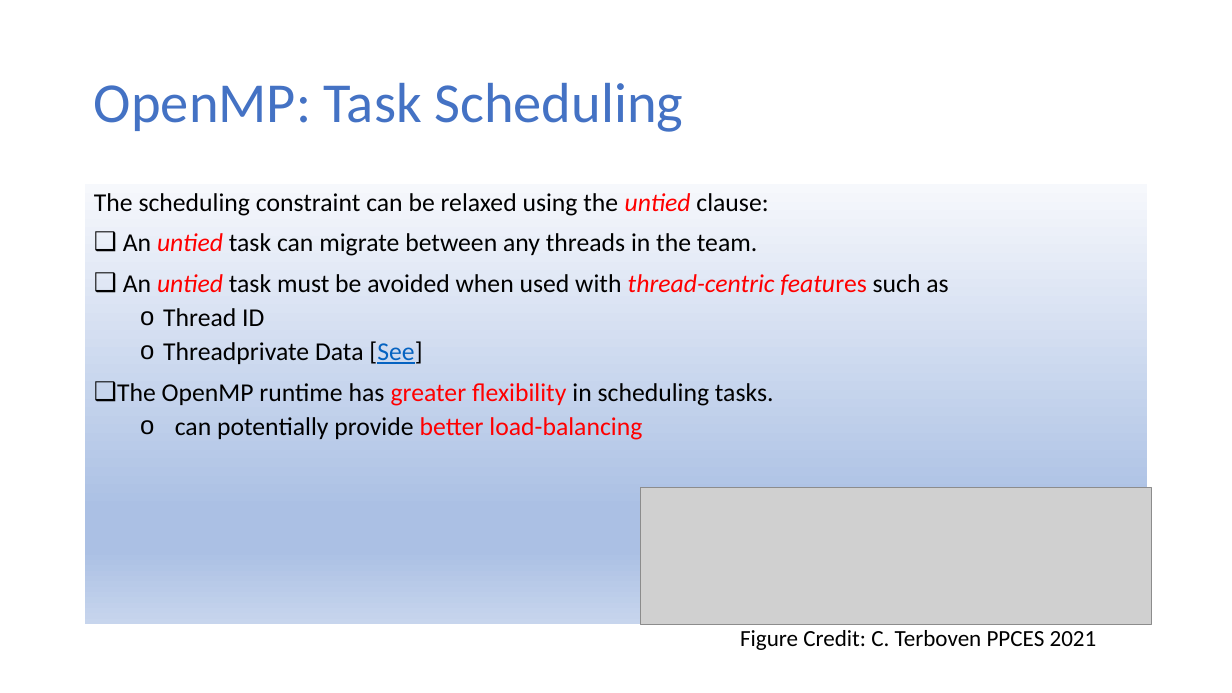
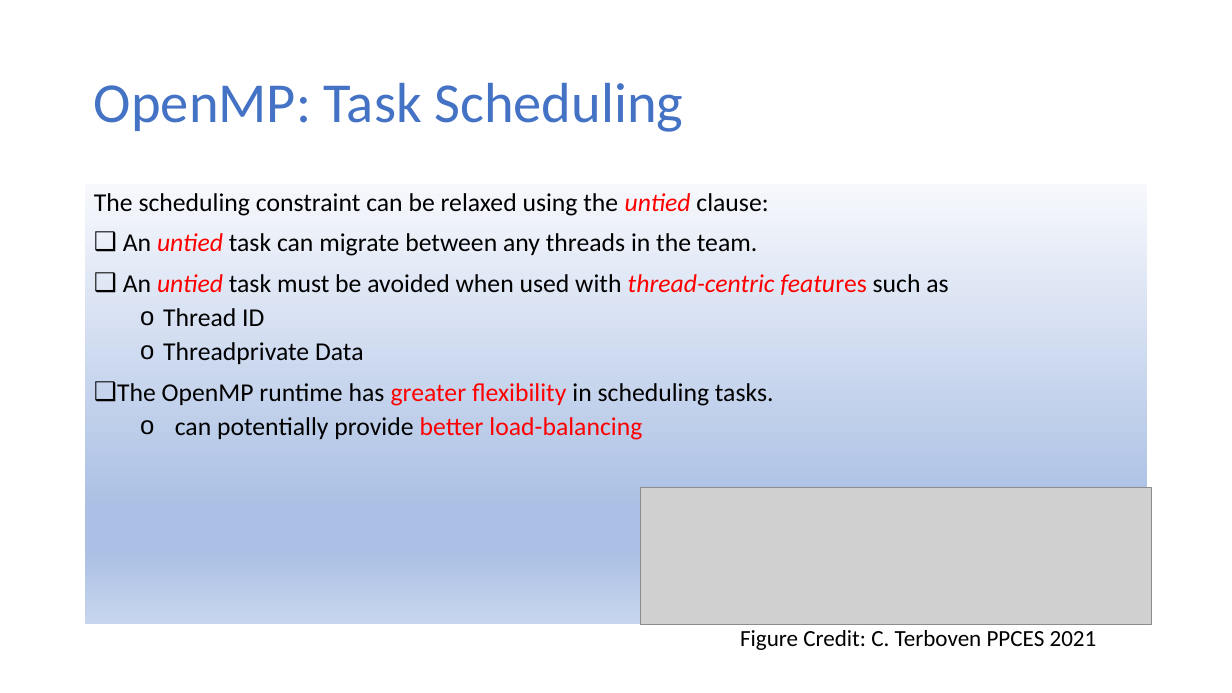
Before and after one commit to ekkapotc/PC, a slide deck: slide 20 of Slides/Lecture 8.pptx. Drawn at 1232x693 pixels with LibreOffice and Linux fonts; fonts in the diff are those of the drawing; grey boxes stand for pictures. Boxes give left, top, right and bottom in pixels: in the first picture for what was removed or moved away, otherwise in the second. Text is boxed around its words. In the diff, an @@ line names an element or a change of style, - is before the commit and + after.

```diff
--- a/Slides/Lecture 8.pptx
+++ b/Slides/Lecture 8.pptx
@@ text at [163,342,364,364]: text changed @@
-  o Threadprivate Data [See]
+  o Threadprivate Data
```
Also in this commit, not shown: 9 other slides changed, 1 other file.
